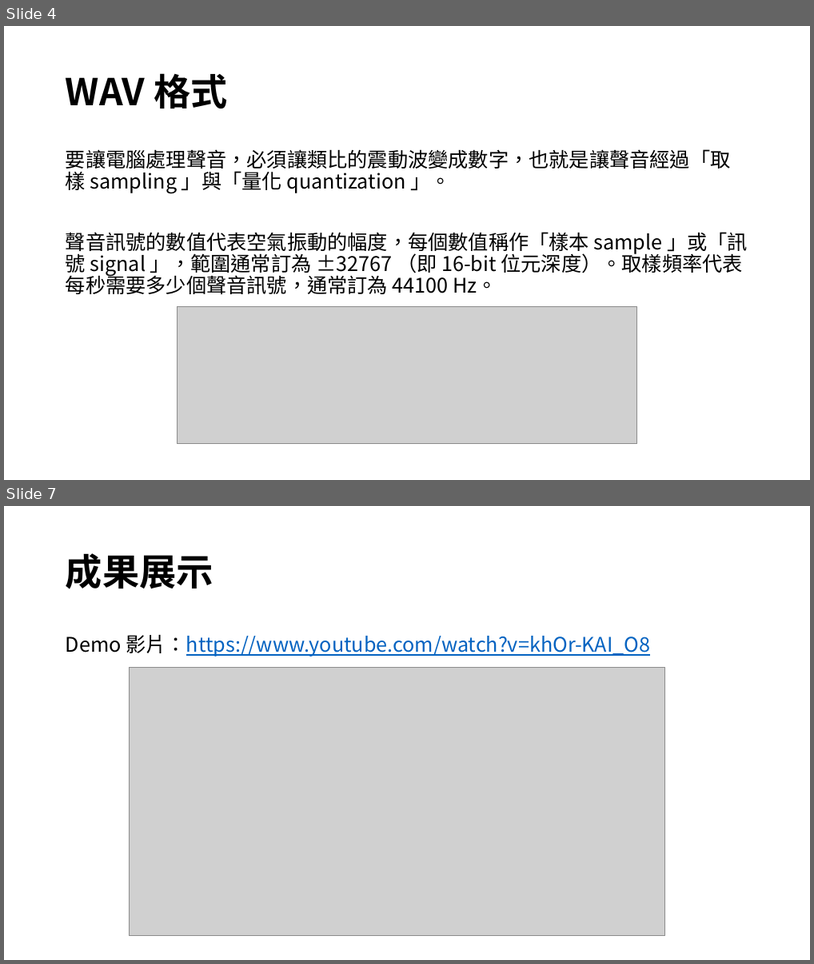
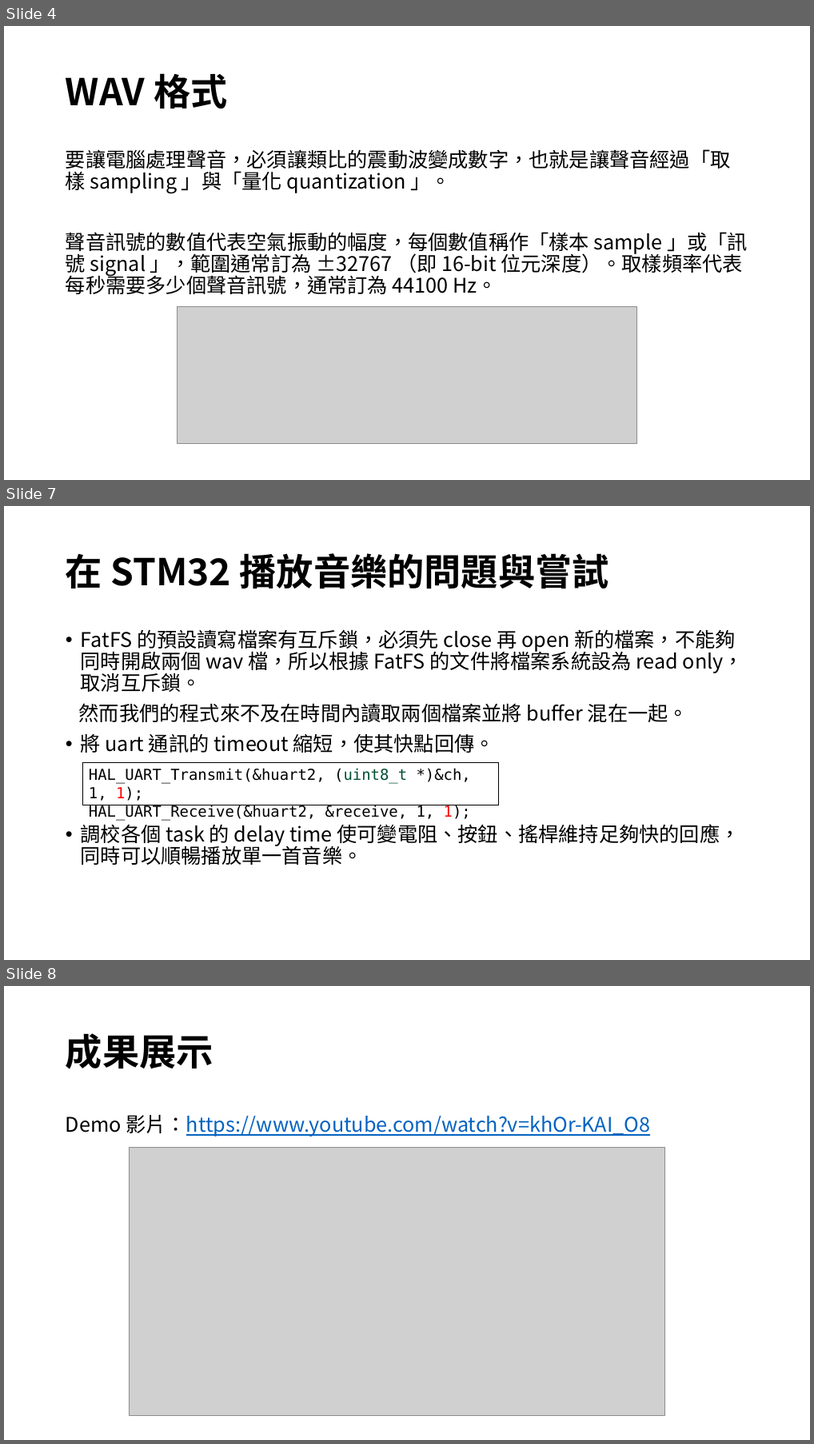
Before and after one commit to blueskyson/embeded-system-final-project, a slide deck: final_project.pptx. Shown one above the other, each under a label of ours: slides 4 and 7 before the commit, slides 4, 7 and 8 after it; the slides between them are not shown. The pictures are 814x964 and 814x1444 pixels, drawn with LibreOffice and Linux fonts; fonts in the diff are those of the drawing; grey boxes stand for pictures. Boxes give left, top, right and bottom in pixels: in the first picture for what was removed or moved away, otherwise in the second. Text is boxed around its words. In the diff, an @@ line names an element or a change of style, - is before the commit and + after.

```diff
--- a/final_project.pptx
+++ b/final_project.pptx
@@ slide 7 added at [4,506,810,960], background #FFFFFF @@
@@ title added at [66,553,610,589], 44 pt, text #000000, bold @@
+在 STM32 播放音樂的問題與嘗試
@@ text added at [79,629,744,864], 24 pt, text #000000 @@
+• FatFS 的預設讀寫檔案有互斥鎖，必須先 close 再 open 新的檔案，不能夠同時開啟兩個 wav 檔，所以根據 FatFS 的文件將檔案系統設為 read only，取消互斥鎖。
+然而我們的程式來不及在時間內讀取兩個檔案並將 buffer 混在一起。
+• 將 uart 通訊的 timeout 縮短，使其快點回傳。
+• 調校各個 task 的 delay time 使可變電阻、按鈕、搖桿維持足夠快的回應，同時可以順暢播放單一首音樂。
@@ rectangle added at [82,762,499,805], outline #000000 0.75 pt, 18 pt, text #000000 @@
+HAL_UART_Transmit(&huart2, (uint8_t *)&ch, 1, 1);
+HAL_UART_Receive(&huart2, &receive, 1, 1);
@@ what was slide 7 is now slide 8 @@
```
Also in this commit, not shown: 2 slides changed.
